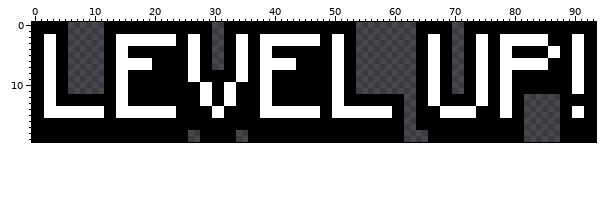
Edited in one commit: pixel-art file (p1/이미지 작업파일/aseprite파일/LevelUp.aseprite). Above: the version before the commit.
94x20 pixels, 1 frame.
Now the later version:
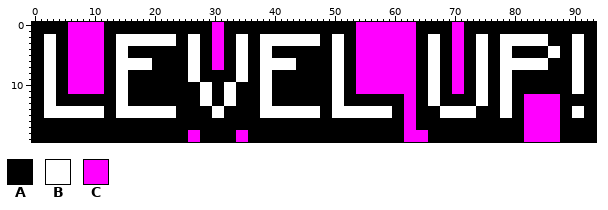
Palette (. is transparent): A #000000  B #ffffff  C #ff00ff
Change:
The edit adds colour C in rows 0 to 7 at x 6 to 11, 30 to 31, 54 to 63 and 70 to 71; in rows 8 to 11 at x 6 to 11, 54 to 63 and 70 to 71; in rows 12 to 17 at x 62 to 63 and 82 to 87; in rows 18 to 19 at x 26 to 27, 34 to 35, 62 to 65 and 82 to 87.
